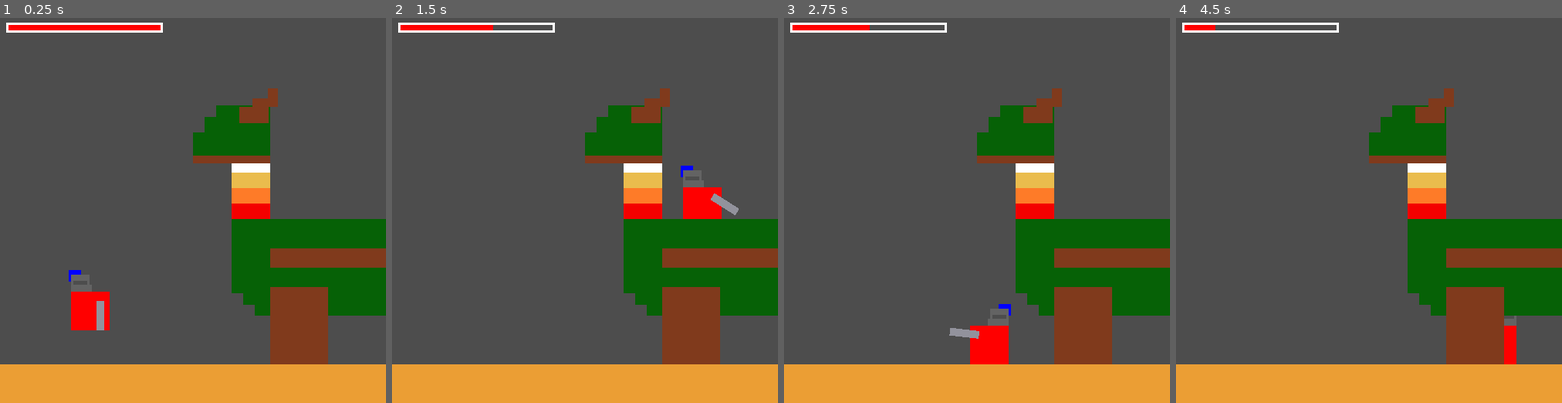
Above: before the commit, frames 1-4 (left to right).
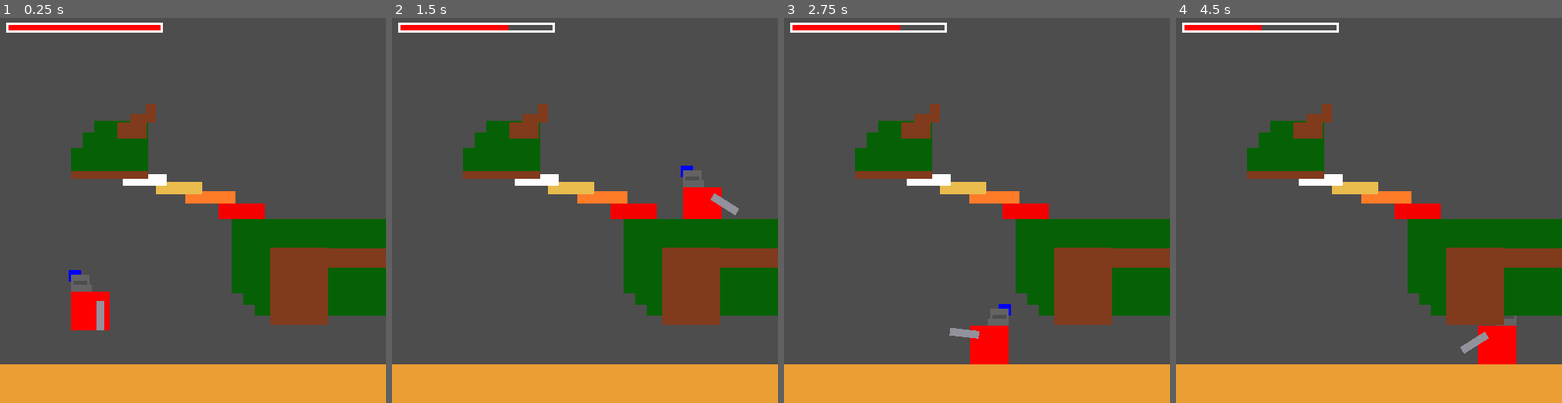
Above: after the commit, the same moments.

Repository: AceLeft/Dragon-Fall-Godot
Game: Godot game, scene res://lair/lair.tscn
Same seed, same stepped clock (60 frames per second), same inputs: the game is played once before the commit and once after it.
Inputs:
- Up to frame 1 (0.25 s): no input
- Up to frame 2 (1.5 s): hold Space (attack) 0.53-1.28 s; hold D (move_right) from 0.53 s (still down); tap S (jump) at 0.77 s; tap Space (attack) at 1.35 s
- Up to frame 3 (2.75 s): tap S (jump) at 1.52 s; release D (move_right) at 2.03 s; hold Left (move_left) from 2.03 s (still down); hold Space (attack) from 2.03 s (still down)
- Up to frame 4 (4.5 s): release Left (move_left) at 2.78 s; release Space (attack) at 2.78 s; hold D (move_right) 2.78-4.28 s; tap Space (attack) at 2.85, 4.35 s; tap S (jump) at 3.02, 3.77 s; hold Space (attack) 3.53-4.28 s; hold Left (move_left) from 4.28 s (still down)

The runs differ from the first frame. In frame 1, 10% of the frame differs, in the area x 18-85%, y 18-90%; in frame 2, 10%; in frame 3, 10%; in frame 4, 10%, in the area x 10-85%, y 1-90%.

Commit message:
Add animations for Dragon head slamming and bouncing

Diff:
--- a/project/dragon/dragon.tscn
+++ b/project/dragon/dragon.tscn
@@ -92,9 +92,9 @@
 tracks/1/loop_wrap = true
 tracks/1/keys = {
 "times": PackedFloat32Array(0, 1.5),
-"transitions": PackedFloat32Array(1, 2.73208),
-"update": 0,
-"values": [Vector2(0, 0), Vector2(29, 10)]
+"transitions": PackedFloat32Array(1, 1),
+"update": 0,
+"values": [Vector2(300, 222), Vector2(327, 235)]
 }
 tracks/2/type = "value"
 tracks/2/imported = false
@@ -130,15 +130,241 @@
 "times": PackedFloat32Array(0, 1.5),
 "transitions": PackedFloat32Array(1, 1),
 "update": 0,
-"values": [Vector2(0, 0), Vector2(52, 32)]
+"values": [Vector2(252, 105), Vector2(302, 137)]
+}
+
+[sub_resource type="Animation" id="Animation_vxnlk"]
+resource_name = "slam_head"
+length = 0.4
+tracks/0/type = "value"
+tracks/0/imported = false
+tracks/0/enabled = true
+tracks/0/path = NodePath("DragonParts/BottomNeckArea:position")
+tracks/0/interp = 1
+tracks/0/loop_wrap = true
+tracks/0/keys = {
+"times": PackedFloat32Array(0, 0.4),
+"transitions": PackedFloat32Array(1, 1),
+"update": 0,
+"values": [Vector2(300, 242), Vector2(300, 222)]
+}
+tracks/1/type = "value"
+tracks/1/imported = false
+tracks/1/enabled = true
+tracks/1/path = NodePath("DragonParts/MiddleBottomNeckArea:scale")
+tracks/1/interp = 1
+tracks/1/loop_wrap = true
+tracks/1/keys = {
+"times": PackedFloat32Array(0, 0.4),
+"transitions": PackedFloat32Array(1, 1),
+"update": 0,
+"values": [Vector2(1, 1), Vector2(1, 2.4)]
+}
+tracks/2/type = "value"
+tracks/2/imported = false
+tracks/2/enabled = true
+tracks/2/path = NodePath("DragonParts/MiddleTopNeckArea:scale")
+tracks/2/interp = 1
+tracks/2/loop_wrap = true
+tracks/2/keys = {
+"times": PackedFloat32Array(0, 0.4),
+"transitions": PackedFloat32Array(1, 1),
+"update": 0,
+"values": [Vector2(1, 1), Vector2(1, 2.4)]
+}
+tracks/3/type = "value"
+tracks/3/imported = false
+tracks/3/enabled = true
+tracks/3/path = NodePath("DragonParts/TopNeckArea:scale")
+tracks/3/interp = 1
+tracks/3/loop_wrap = true
+tracks/3/keys = {
+"times": PackedFloat32Array(0, 0.4),
+"transitions": PackedFloat32Array(1, 1),
+"update": 0,
+"values": [Vector2(1, 1), Vector2(1, 2.4)]
+}
+tracks/4/type = "value"
+tracks/4/imported = false
+tracks/4/enabled = true
+tracks/4/path = NodePath("DragonParts/BottomNeckArea:scale")
+tracks/4/interp = 1
+tracks/4/loop_wrap = true
+tracks/4/keys = {
+"times": PackedFloat32Array(0, 0.4),
+"transitions": PackedFloat32Array(1, 1),
+"update": 0,
+"values": [Vector2(1, 1), Vector2(1, 2)]
+}
+tracks/5/type = "value"
+tracks/5/imported = false
+tracks/5/enabled = true
+tracks/5/path = NodePath("DragonParts/MiddleBottomNeckArea:position")
+tracks/5/interp = 1
+tracks/5/loop_wrap = true
+tracks/5/keys = {
+"times": PackedFloat32Array(0, 0.4),
+"transitions": PackedFloat32Array(1, 1),
+"update": 0,
+"values": [Vector2(327, 235), Vector2(295, 174)]
+}
+tracks/6/type = "value"
+tracks/6/imported = false
+tracks/6/enabled = true
+tracks/6/path = NodePath("DragonParts/MiddleTopNeckArea:position")
+tracks/6/interp = 1
+tracks/6/loop_wrap = true
+tracks/6/keys = {
+"times": PackedFloat32Array(0, 0.4),
+"transitions": PackedFloat32Array(1, 1),
+"update": 0,
+"values": [Vector2(343, 223), Vector2(286, 126)]
+}
+tracks/7/type = "value"
+tracks/7/imported = false
+tracks/7/enabled = true
+tracks/7/path = NodePath("DragonParts/TopNeckArea:position")
+tracks/7/interp = 1
+tracks/7/loop_wrap = true
+tracks/7/keys = {
+"times": PackedFloat32Array(0, 0.4),
+"transitions": PackedFloat32Array(1, 1),
+"update": 0,
+"values": [Vector2(350, 211), Vector2(282, 78)]
+}
+tracks/8/type = "value"
+tracks/8/imported = false
+tracks/8/enabled = true
+tracks/8/path = NodePath("DragonParts/Face:position")
+tracks/8/interp = 1
+tracks/8/loop_wrap = true
+tracks/8/keys = {
+"times": PackedFloat32Array(0, 0.4),
+"transitions": PackedFloat32Array(1, 1),
+"update": 0,
+"values": [Vector2(302, 137), Vector2(233, 0)]
+}
+
+[sub_resource type="Animation" id="Animation_kvnij"]
+resource_name = "bounce_head"
+length = 0.9
+tracks/0/type = "value"
+tracks/0/imported = false
+tracks/0/enabled = true
+tracks/0/path = NodePath("DragonParts/BottomNeckArea:position")
+tracks/0/interp = 1
+tracks/0/loop_wrap = true
+tracks/0/keys = {
+"times": PackedFloat32Array(0, 0.4, 0.9),
+"transitions": PackedFloat32Array(1, 1, 0.75786),
+"update": 0,
+"values": [Vector2(300, 222), Vector2(290.4, 237.2), Vector2(283, 242)]
+}
+tracks/1/type = "value"
+tracks/1/imported = false
+tracks/1/enabled = true
+tracks/1/path = NodePath("DragonParts/MiddleBottomNeckArea:scale")
+tracks/1/interp = 1
+tracks/1/loop_wrap = true
+tracks/1/keys = {
+"times": PackedFloat32Array(0, 0.4, 0.9),
+"transitions": PackedFloat32Array(1, 1, 0.75786),
+"update": 0,
+"values": [Vector2(1, 2.4), Vector2(1.08, 1.2), Vector2(1.3, 0.8)]
+}
+tracks/2/type = "value"
+tracks/2/imported = false
+tracks/2/enabled = true
+tracks/2/path = NodePath("DragonParts/MiddleTopNeckArea:scale")
+tracks/2/interp = 1
+tracks/2/loop_wrap = true
+tracks/2/keys = {
+"times": PackedFloat32Array(0, 0.4, 0.9),
+"transitions": PackedFloat32Array(1, 1, 0.75786),
+"update": 0,
+"values": [Vector2(1, 2.4), Vector2(1.08, 1.2), Vector2(1.2, 0.8)]
+}
+tracks/3/type = "value"
+tracks/3/imported = false
+tracks/3/enabled = true
+tracks/3/path = NodePath("DragonParts/TopNeckArea:scale")
+tracks/3/interp = 1
+tracks/3/loop_wrap = true
+tracks/3/keys = {
+"times": PackedFloat32Array(0, 0.4, 0.9),
+"transitions": PackedFloat32Array(1, 1, 0.75786),
+"update": 0,
+"values": [Vector2(1, 2.4), Vector2(1.08, 1.2), Vector2(1.15, 0.7)]
+}
+tracks/4/type = "value"
+tracks/4/imported = false
+tracks/4/enabled = true
+tracks/4/path = NodePath("DragonParts/BottomNeckArea:scale")
+tracks/4/interp = 1
+tracks/4/loop_wrap = true
+tracks/4/keys = {
+"times": PackedFloat32Array(0, 0.4, 0.9),
+"transitions": PackedFloat32Array(1, 1, 0.75786),
+"update": 0,
+"values": [Vector2(1, 2), Vector2(1, 1.2), Vector2(1.2, 1)]
+}
+tracks/5/type = "value"
+tracks/5/imported = false
+tracks/5/enabled = true
+tracks/5/path = NodePath("DragonParts/MiddleBottomNeckArea:position")
+tracks/5/interp = 1
+tracks/5/loop_wrap = true
+tracks/5/keys = {
+"times": PackedFloat32Array(0, 0.4, 0.9),
+"transitions": PackedFloat32Array(1, 1, 0.75786),
+"update": 0,
+"values": [Vector2(295, 174), Vector2(257.4, 214), Vector2(240, 226)]
+}
+tracks/6/type = "value"
+tracks/6/imported = false
+tracks/6/enabled = true
+tracks/6/path = NodePath("DragonParts/MiddleTopNeckArea:position")
+tracks/6/interp = 1
+tracks/6/loop_wrap = true
+tracks/6/keys = {
+"times": PackedFloat32Array(0, 0.4, 0.9),
+"transitions": PackedFloat32Array(1, 1, 0.75786),
+"update": 0,
+"values": [Vector2(286, 126), Vector2(222, 192.4), Vector2(202, 214)]
+}
+tracks/7/type = "value"
+tracks/7/imported = false
+tracks/7/enabled = true
+tracks/7/path = NodePath("DragonParts/TopNeckArea:position")
+tracks/7/interp = 1
+tracks/7/loop_wrap = true
+tracks/7/keys = {
+"times": PackedFloat32Array(0, 0.4, 0.9),
+"transitions": PackedFloat32Array(1, 1, 0.75786),
+"update": 0,
+"values": [Vector2(282, 78), Vector2(186, 174.8), Vector2(159, 205)]
+}
+tracks/8/type = "value"
+tracks/8/imported = false
+tracks/8/enabled = true
+tracks/8/path = NodePath("DragonParts/Face:position")
+tracks/8/interp = 1
+tracks/8/loop_wrap = true
+tracks/8/keys = {
+"times": PackedFloat32Array(0, 0.4, 0.9),
+"transitions": PackedFloat32Array(1, 1, 0.75786),
+"update": 0,
+"values": [Vector2(233, 0), Vector2(125.8, 100.8), Vector2(93, 135)]
 }
 
 [sub_resource type="AnimationLibrary" id="AnimationLibrary_pd8oy"]
 _data = {
+"bounce_head": SubResource("Animation_kvnij"),
 "lower_jaw": SubResource("Animation_w81se"),
 "raise_jaw": SubResource("Animation_kqnmr"),
 "rear_head": SubResource("Animation_gqnpt"),
-"slam_ground": SubResource("Animation_uk4eu")
+"slam_ground": SubResource("Animation_uk4eu"),
+"slam_head": SubResource("Animation_vxnlk")
 }
 
 [node name="Dragon" type="Node2D"]
@@ -159,39 +385,40 @@
 polygon = PackedVector2Array(-175, -63, 175, -63, 175, 62, -144, 62, -175, 29)
 
 [node name="BottomNeckArea" type="Area2D" parent="DragonParts"]
+position = Vector2(283, 242)
+scale = Vector2(1.2, 1)
 collision_layer = 2
 collision_mask = 0
 metadata/_edit_group_ = true
 
 [node name="Neck1" type="ColorRect" parent="DragonParts/BottomNeckArea"]
-offset_left = 300.0
-offset_top = 242.0
-offset_right = 350.0
-offset_bottom = 262.0
+offset_right = 50.0
+offset_bottom = 20.0
 color = Color(0.956863, 0, 0, 1)
 
 [node name="CollisionShape" type="CollisionShape2D" parent="DragonParts/BottomNeckArea"]
-position = Vector2(325, 252)
+position = Vector2(25, 10)
 shape = SubResource("RectangleShape2D_usi3m")
 
 [node name="MiddleBottomNeckArea" type="Area2D" parent="DragonParts"]
+position = Vector2(240, 226)
+scale = Vector2(1.3, 0.8)
 collision_layer = 2
 collision_mask = 0
 metadata/_edit_group_ = true
 
 [node name="Neck2" type="ColorRect" parent="DragonParts/MiddleBottomNeckArea"]
-offset_left = 300.0
-offset_top = 222.0
-offset_right = 350.0
-offset_bottom = 242.0
+offset_right = 50.0
+offset_bottom = 20.0
 color = Color(0.995962, 0.482831, 0.155379, 1)
 
 [node name="CollisionShape2D" type="CollisionShape2D" parent="DragonParts/MiddleBottomNeckArea"]
-position = Vector2(325, 232)
+position = Vector2(25, 10)
 shape = SubResource("RectangleShape2D_u7osv")
 
 [node name="MiddleTopNeckArea" type="Area2D" parent="DragonParts"]
-position = Vector2(300, 202)
+position = Vector2(202, 214)
+scale = Vector2(1.2, 0.8)
 collision_layer = 2
 collision_mask = 0
 metadata/_edit_group_ = true
@@ -206,7 +433,8 @@
 shape = SubResource("RectangleShape2D_6202f")
 
 [node name="TopNeckArea" type="Area2D" parent="DragonParts"]
-position = Vector2(300, 182)
+position = Vector2(159, 205)
+scale = Vector2(1.15, 0.7)
 collision_layer = 2
 collision_mask = 0
 metadata/_edit_group_ = true
@@ -221,7 +449,7 @@
 shape = SubResource("RectangleShape2D_havcd")
 
 [node name="FootArea" type="Area2D" parent="DragonParts"]
-position = Vector2(350, 350)
+position = Vector2(350, 298.8)
 collision_layer = 2
 collision_mask = 0
 
@@ -242,26 +470,28 @@
 color = Color(0.501961, 0.227451, 0.109804, 1)
 
 [node name="Face" type="Node2D" parent="DragonParts"]
+position = Vector2(93, 135)
 metadata/_edit_group_ = true
 
 [node name="Jaw" type="ColorRect" parent="DragonParts/Face"]
-offset_left = 250.0
-offset_top = 180.0
-offset_right = 350.0
-offset_bottom = 190.0
+offset_left = -1.0
+offset_top = 65.0
+offset_right = 99.0
+offset_bottom = 75.0
 color = Color(0.501961, 0.227451, 0.109804, 1)
 
 [node name="Head" type="Sprite2D" parent="DragonParts/Face"]
 texture_filter = 1
-position = Vector2(300, 147.5)
+position = Vector2(49, 32.5)
 texture = ExtResource("2_yu4m4")
 
 [node name="Horn" type="Sprite2D" parent="DragonParts/Face"]
 texture_filter = 1
-position = Vector2(335, 115.5)
+position = Vector2(84, 0.5)
 texture = ExtResource("3_bemey")
 
 [node name="Fire" parent="." instance=ExtResource("4_ii6l6")]
+visible = false
 position = Vector2(255, 184)
 
 [node name="NewAttackTimer" type="Timer" parent="."]
Not shown: 1 places in project/dragon/dragon.tscn that only renumber resources
